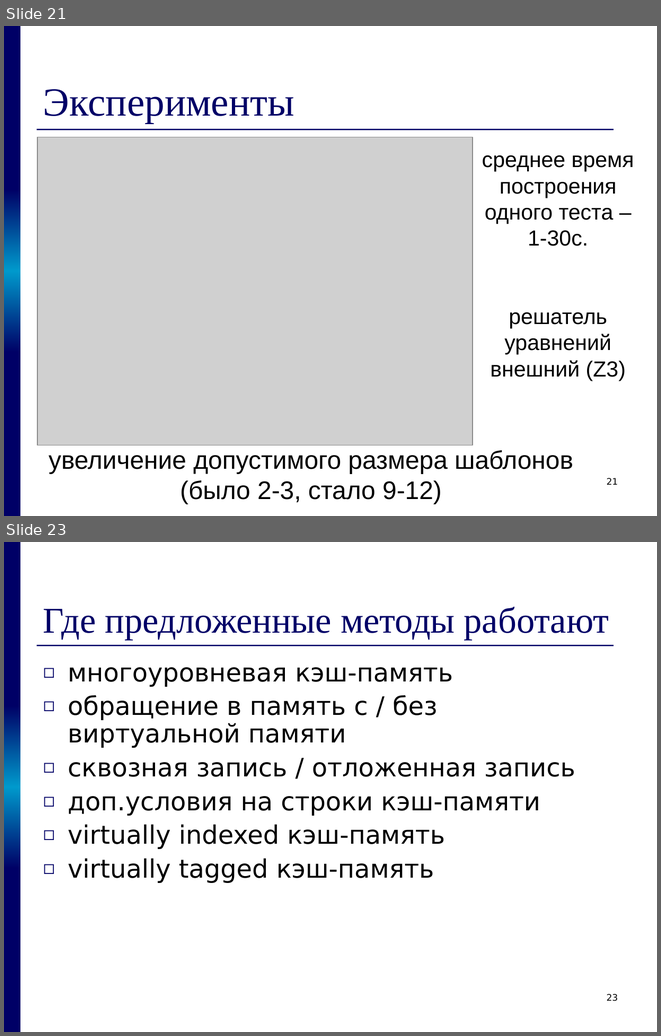
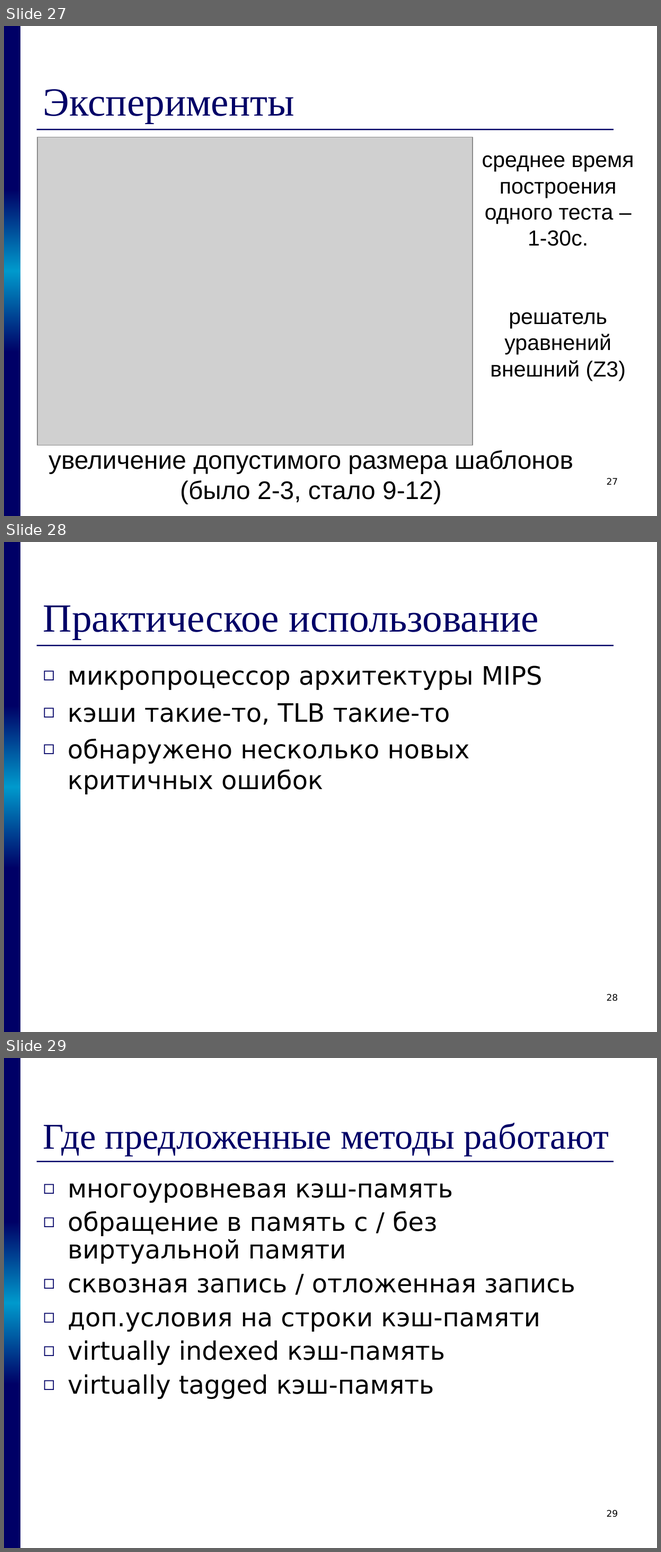
Before and after one commit to kornevgen/tesla-project, a slide deck: papers/THESIS/talks/pred/prethesis8.ppt. Shown one above the other, each under a label of ours: slides 21 and 23 before the commit, slides 27, 28 and 29 after it; the slides between them are not shown. The pictures are 661x1036 and 661x1552 pixels, drawn with LibreOffice and Linux fonts; fonts in the diff are those of the drawing; grey boxes stand for pictures. Boxes give left, top, right and bottom in pixels: in the first picture for what was removed or moved away, otherwise in the second. Text is boxed around its words. In the diff, an @@ line names an element or a change of style, - is before the commit and + after.

```diff
--- a/papers/THESIS/talks/pred/prethesis8.ppt
+++ b/papers/THESIS/talks/pred/prethesis8.ppt
@@ slide 28 added at <box>4,542,657,1032</box>, background #FFFFFF; not listed: 4 template elements that a slide beside it also shows @@
@@ title added at <box>43,605,539,640</box>, 44 pt, text #000066 @@
+Практическое использование
@@ text added at <box>68,665,542,794</box>, 28 pt, text #000000 @@
+◻ микропроцессор архитектуры MIPS
+◻ кэши такие-то, TLB такие-то
+◻ обнаружено несколько новых критичных ошибок
@@ page number added at <box>607,994,618,1001</box>, 10 pt, text #000000 @@
+28
@@ what was slide 21 is now slide 27 @@
@@ page number at <box>607,478,618,484</box>: text changed @@
-21
+27
@@ what was slide 23 is now slide 29 @@
@@ page number at <box>607,1510,618,1517</box>: text changed @@
-23
+29
```
Also in this commit, not shown: 8 slides changed, 5 other slides added, 1 other file.
